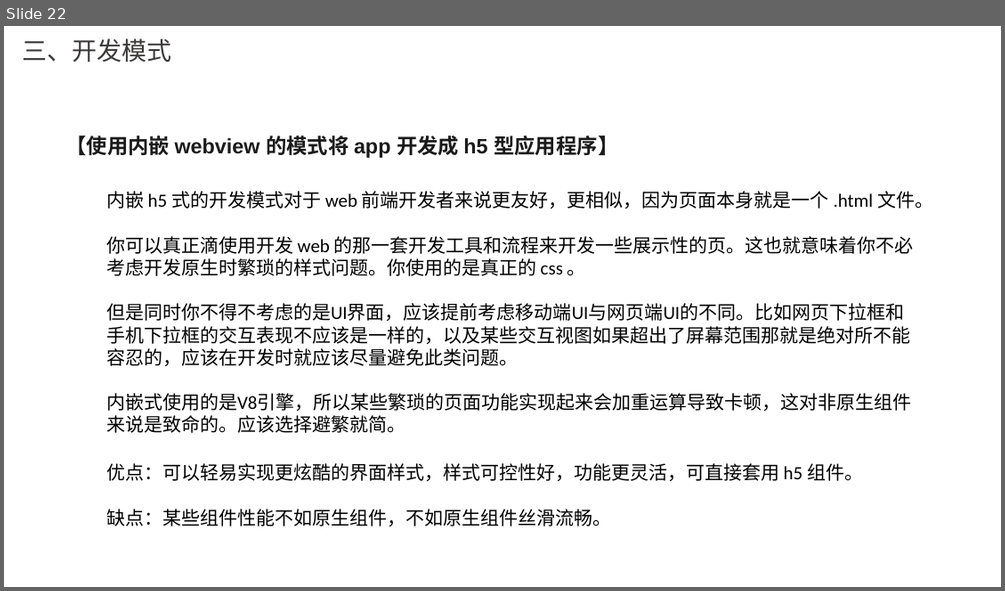
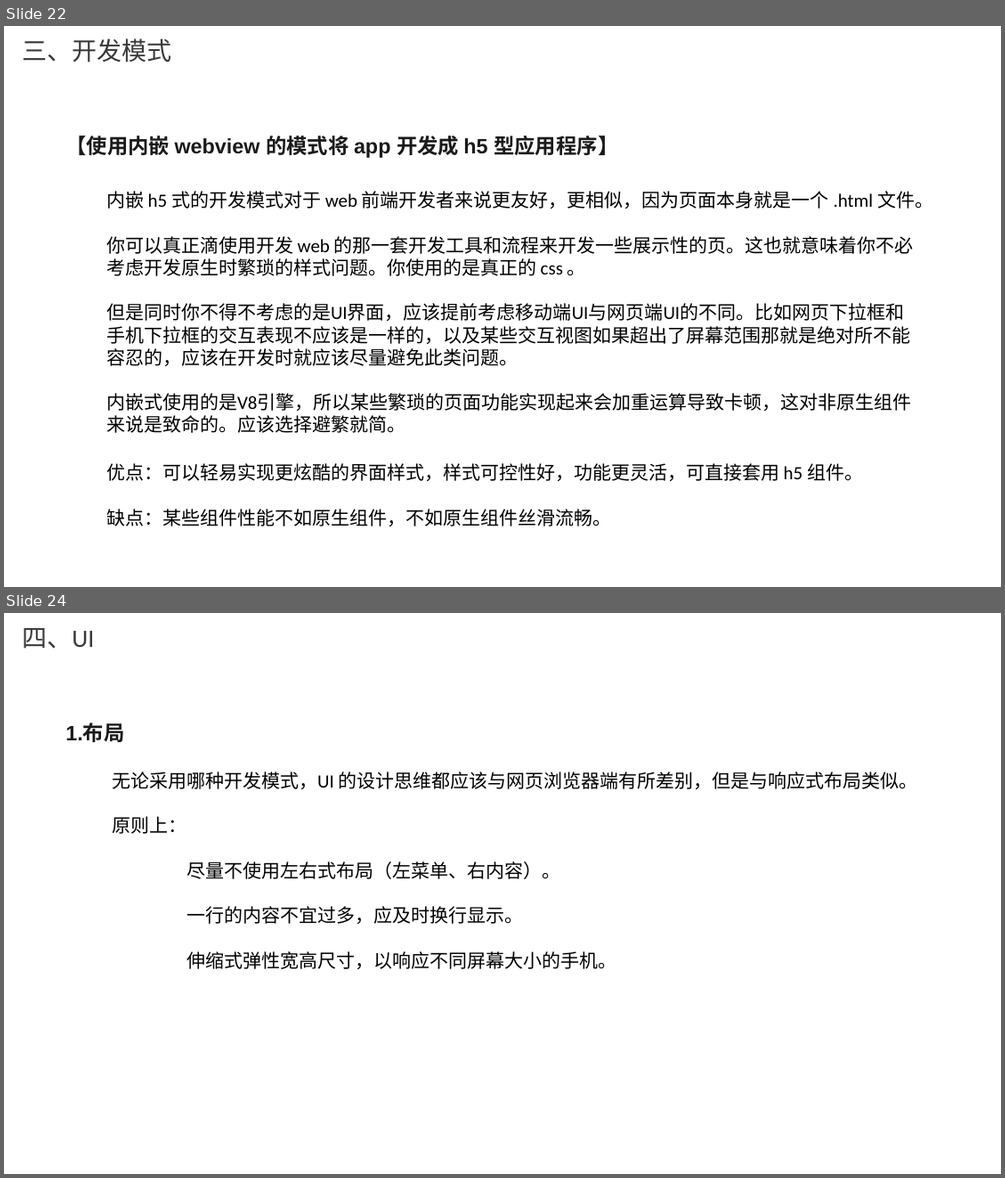
Before and after one commit to whutpsychic/ReactNative, a slide deck: 瑞太智联-RN开发.pptx. Shown one above the other, each under a label of ours: slide 22 before the commit, slides 22 and 24 after it; the slides between them are not shown. The pictures are 1005x591 and 1005x1178 pixels, drawn with LibreOffice and Linux fonts; fonts in the diff are those of the drawing; background and template pictures are left out. Boxes give left, top, right and bottom in pixels: in the first picture for what was removed or moved away, otherwise in the second. Text is boxed around its words. In the diff, an @@ line names an element or a change of style, - is before the commit and + after.

```diff
--- a/瑞太智联-RN开发.pptx
+++ b/瑞太智联-RN开发.pptx
@@ slide 24 added at [4,613,1001,1174], background picture (left out) @@
@@ title added at [22,628,94,649], 24 pt, text #3B3838 @@
+四、UI
@@ text added at [65,723,124,742], 20 pt, text #1A1A1A, bold @@
+1.布局
@@ text added at [112,771,918,969], 18 pt, text #000000 @@
+无论采用哪种开发模式，UI 的设计思维都应该与网页浏览器端有所差别，但是与响应式布局类似。
+原则上：
+尽量不使用左右式布局（左菜单、右内容）。
+一行的内容不宜过多，应及时换行显示。
+伸缩式弹性宽高尺寸，以响应不同屏幕大小的手机。
```
Also in this commit, not shown: 26 other slides added, 1 slide removed, 1 other file.
